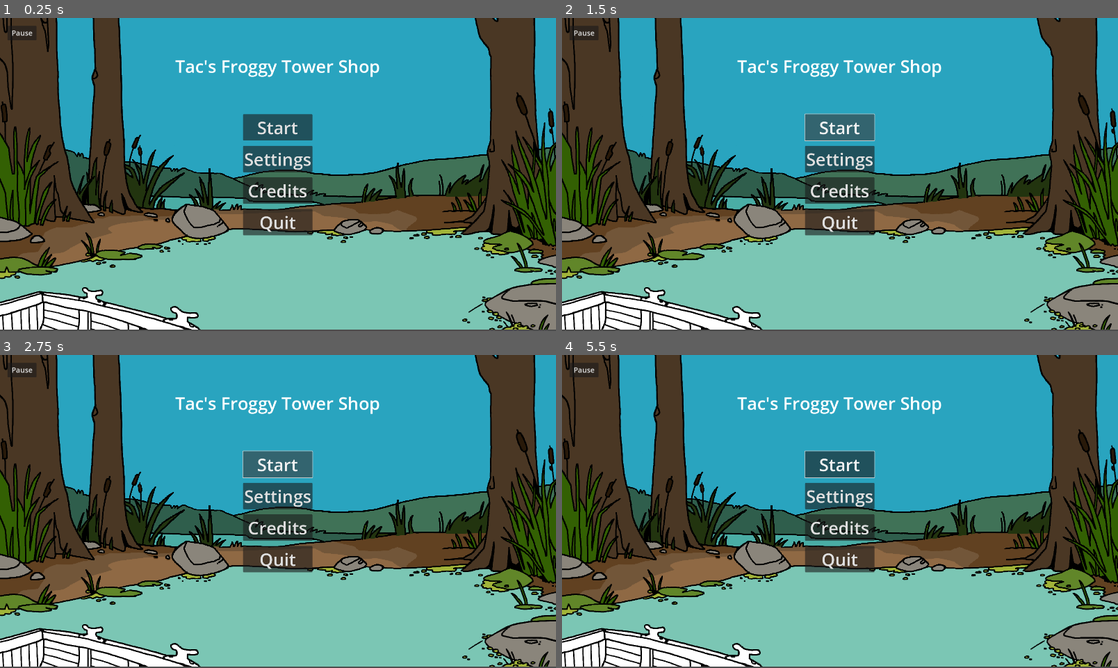
Above: before the commit, frames 1-4 (two rows, left to right).
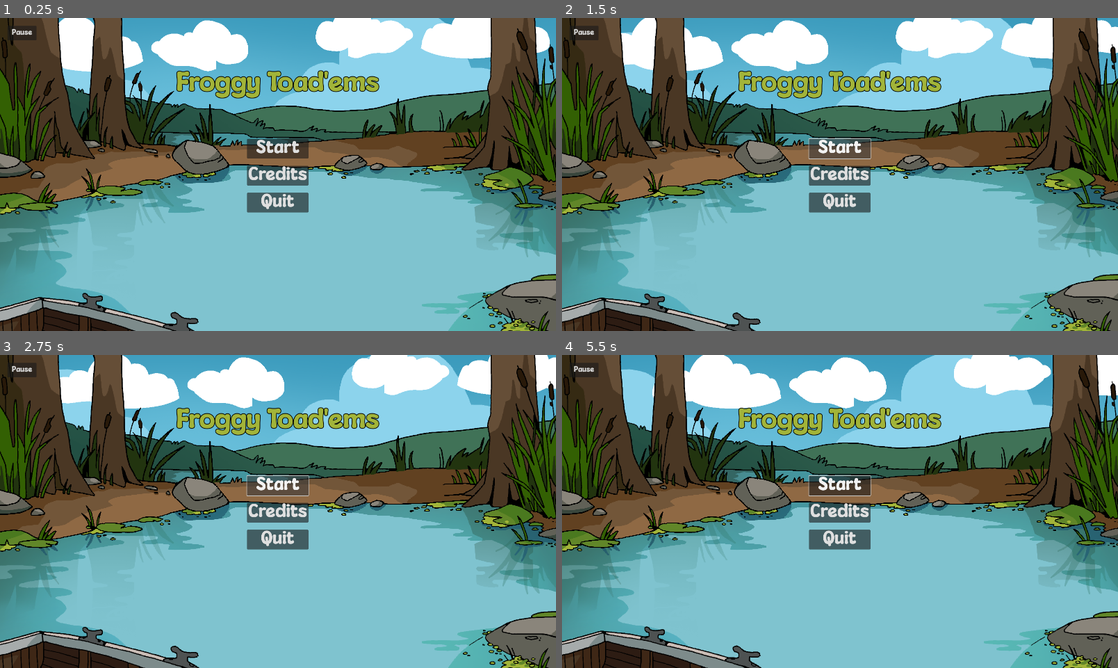
Above: after the commit, the same moments.

Repository: NotTom31/FroggeeToadems
Game: Godot game, scene res://Scenes/Levels/Main.tscn
Two runs of this game, one before a commit and one after it. Both use one fixed random seed, a clock stepped at 60 frames per second and the inputs below.
Inputs (mouse positions are in pixels of both pictures, inside the frame that each line leads up to):
- Up to frame 1 (0.25 s): no input
- Up to frame 2 (1.5 s): click (840, 158) at 0.5 s, where only the run before the commit has a clickable "Settings"; click "Start" at 1.25 s
- Up to frame 3 (2.75 s): click "Start" at 2 s
- Up to frame 4 (5.5 s): move the mouse to (962, 495) at 2.77 s; hold Right (ui_right) 2.78-4.28 s; click (962, 495) at 2.92 s; tap Up (ui_up) at 3.02, 3.77, 5.27 s; move the mouse to (728, 527) at 3.52 s; move the mouse to (895, 442) at 4.27 s; hold Left (ui_left) 4.28-5.03 s; move the mouse to (812, 574) at 5.02 s; hold Right (ui_right) from 5.03 s (still down); click (812, 574) at 5.17 s

The runs differ from the first frame. In frame 1, 91% of the frame differs, in the area x 0-100%, y 0-100%; in frame 2, 91%; in frame 3, 91%; in frame 4, 91%.

Commit message:
Added mouldy cheese!!!!!!!!!!!
Thats the name of the font :)

Diff:
--- a/Scenes/Frogs/FrogTypes/basic_frog.tscn
+++ b/Scenes/Frogs/FrogTypes/basic_frog.tscn
@@ -101,9 +101,8 @@
 
 [node name="SlotOnHead" parent="." instance=ExtResource("3_xwux3")]
 position = Vector2(0, -35)
-active = null
+active = false
 type = 1
-on_lillypad = null
 
 [node name="FrogBase" type="Node2D" parent="."]
 position = Vector2(0, 29)
--- a/Scenes/Levels/Main.tscn
+++ b/Scenes/Levels/Main.tscn
@@ -4,9 +4,8 @@
 [ext_resource type="PackedScene" uid="uid://snde5c6srxnl" path="res://Scenes/Shop_Merchant_Placeholder/canvas_settings.tscn" id="2_4fif5"]
 [ext_resource type="PackedScene" uid="uid://cwk0xas0ckfjo" path="res://Scenes/UI/MainMenu.tscn" id="2_aetre"]
 
-[node name="Main" type="Node2D" node_paths=PackedStringArray("sound_manager")]
+[node name="Main" type="Node2D"]
 script = ExtResource("1_aqv4j")
-sound_manager = NodePath("Canvas_Pause/Menu/SettingsMenu/Panel/SoundManager")
 
 [node name="Canvas_Menu" type="CanvasLayer" parent="."]
 
@@ -19,6 +18,11 @@
 
 [node name="Canvas_Pause" parent="." instance=ExtResource("2_4fif5")]
 
+[node name="Label" parent="Canvas_Pause/Menu/SettingsMenu/MarginContainer/VBoxContainer" index="1"]
+theme_override_colors/font_color = Color(0.447059, 0.337255, 0.223529, 1)
+theme_override_colors/font_outline_color = Color(0, 0, 0, 1)
+theme_override_constants/outline_size = 10
+
 [editable path="Canvas_Menu/Main Menu"]
 [editable path="Canvas_Pause"]
 [editable path="Canvas_Pause/Open_Button"]
--- a/Scenes/Levels/Test/evan-gameplay-test.tscn
+++ b/Scenes/Levels/Test/evan-gameplay-test.tscn
@@ -14,11 +14,23 @@
 [node name="BasicFrog" parent="Frogs" instance=ExtResource("1_tfouu")]
 position = Vector2(882, 339)
 
+[node name="SlotOnHead" parent="Frogs/BasicFrog" index="3"]
+active = false
+on_lillypad = false
+
 [node name="BasicFrog2" parent="Frogs" instance=ExtResource("1_tfouu")]
 position = Vector2(289, 293)
 
+[node name="SlotOnHead" parent="Frogs/BasicFrog2" index="3"]
+active = false
+on_lillypad = false
+
 [node name="BasicFrog3" parent="Frogs" instance=ExtResource("1_tfouu")]
 position = Vector2(563, 156)
+
+[node name="SlotOnHead" parent="Frogs/BasicFrog3" index="3"]
+active = false
+on_lillypad = false
 
 [node name="Lillypads" type="Node2D" parent="."]
 
--- a/Scenes/UI/BlankButton.tscn
+++ b/Scenes/UI/BlankButton.tscn
@@ -1,5 +1,8 @@
-[gd_scene format=3 uid="uid://baeaj55y6xd38"]
+[gd_scene load_steps=2 format=3 uid="uid://baeaj55y6xd38"]
+
+[ext_resource type="FontFile" uid="uid://bg5wgh22jq31n" path="res://Assets/Fonts/MouldyCheeseRegular-WyMWG.ttf" id="1_t12y7"]
 
 [node name="BlankButton" type="Button"]
+theme_override_fonts/font = ExtResource("1_t12y7")
 theme_override_font_sizes/font_size = 60
 text = "test"
--- a/Scenes/UI/MainMenu.tscn
+++ b/Scenes/UI/MainMenu.tscn
@@ -1,7 +1,8 @@
-[gd_scene load_steps=4 format=3 uid="uid://cwk0xas0ckfjo"]
+[gd_scene load_steps=5 format=3 uid="uid://cwk0xas0ckfjo"]
 
 [ext_resource type="Script" path="res://Code/UI/main_menu.gd" id="1_dnbkw"]
-[ext_resource type="Texture2D" uid="uid://ht4x4rlup3a2" path="res://Assets/Art/Temp/swamp_firstpass.png" id="2_xucy2"]
+[ext_resource type="PackedScene" uid="uid://d25bf5qdgn1h5" path="res://Scenes/Environment/Background.tscn" id="2_1357h"]
+[ext_resource type="FontFile" uid="uid://bg5wgh22jq31n" path="res://Assets/Fonts/MouldyCheeseRegular-WyMWG.ttf" id="3_dvdev"]
 [ext_resource type="PackedScene" uid="uid://baeaj55y6xd38" path="res://Scenes/UI/BlankButton.tscn" id="3_stxqm"]
 
 [node name="Main Menu" type="Control"]
@@ -13,10 +14,8 @@
 grow_vertical = 2
 script = ExtResource("1_dnbkw")
 
-[node name="SwampFirstpass" type="Sprite2D" parent="."]
-position = Vector2(960, 540)
-scale = Vector2(0.335, 0.335)
-texture = ExtResource("2_xucy2")
+[node name="Background" parent="." instance=ExtResource("2_1357h")]
+position = Vector2(305, 394)
 
 [node name="MarginContainer" type="MarginContainer" parent="."]
 layout_mode = 1
@@ -32,15 +31,22 @@
 
 [node name="VBoxContainer" type="VBoxContainer" parent="MarginContainer"]
 layout_mode = 2
-theme_override_constants/separation = 120
+theme_override_constants/separation = 90
 
 [node name="Seperator" type="Control" parent="MarginContainer/VBoxContainer"]
 layout_mode = 2
 
+[node name="Seperator2" type="Control" parent="MarginContainer/VBoxContainer"]
+layout_mode = 2
+
 [node name="Label" type="Label" parent="MarginContainer/VBoxContainer"]
 layout_mode = 2
-theme_override_font_sizes/font_size = 60
-text = "Tac's Froggy Tower Shop"
+theme_override_colors/font_color = Color(0.635294, 0.705882, 0.223529, 1)
+theme_override_colors/font_outline_color = Color(0, 0, 0, 1)
+theme_override_constants/outline_size = 9
+theme_override_fonts/font = ExtResource("3_dvdev")
+theme_override_font_sizes/font_size = 90
+text = "Froggy Toad'ems"
 horizontal_alignment = 1
 vertical_alignment = 1
 
@@ -50,7 +56,7 @@
 
 [node name="VBoxContainer" type="VBoxContainer" parent="MarginContainer/HBoxContainer"]
 layout_mode = 2
-theme_override_constants/separation = 18
+theme_override_constants/separation = 25
 alignment = 1
 
 [node name="Seperator2" type="Control" parent="MarginContainer/HBoxContainer/VBoxContainer"]
@@ -60,10 +66,6 @@
 layout_mode = 2
 text = "Start"
 
-[node name="SettingsButton" parent="MarginContainer/HBoxContainer/VBoxContainer" instance=ExtResource("3_stxqm")]
-layout_mode = 2
-text = "Settings"
-
 [node name="CreditsButton" parent="MarginContainer/HBoxContainer/VBoxContainer" instance=ExtResource("3_stxqm")]
 layout_mode = 2
 text = "Credits"
--- a/Scenes/UI/SettingsMenu.tscn
+++ b/Scenes/UI/SettingsMenu.tscn
@@ -1,7 +1,8 @@
-[gd_scene load_steps=3 format=3 uid="uid://cecmdnni7erii"]
+[gd_scene load_steps=4 format=3 uid="uid://cecmdnni7erii"]
 
 [ext_resource type="Script" path="res://Code/UI/settings_menu.gd" id="1_iv60s"]
 [ext_resource type="PackedScene" uid="uid://1k1rcvp03xma" path="res://Scenes/Managers/sound_manager.tscn" id="2_4yrp4"]
+[ext_resource type="FontFile" uid="uid://bg5wgh22jq31n" path="res://Assets/Fonts/MouldyCheeseRegular-WyMWG.ttf" id="3_wy5wy"]
 
 [node name="SettingsMenu" type="Control"]
 z_as_relative = false
@@ -27,13 +28,15 @@
 
 [node name="VBoxContainer" type="VBoxContainer" parent="MarginContainer"]
 layout_mode = 2
-theme_override_constants/separation = 120
+theme_override_constants/separation = 140
 
 [node name="Seperator" type="Control" parent="MarginContainer/VBoxContainer"]
 layout_mode = 2
 
 [node name="Label" type="Label" parent="MarginContainer/VBoxContainer"]
 layout_mode = 2
+theme_override_colors/font_color = Color(0.151276, 0.151276, 0.151276, 1)
+theme_override_fonts/font = ExtResource("3_wy5wy")
 theme_override_font_sizes/font_size = 60
 text = "Settings"
 horizontal_alignment = 1
@@ -55,9 +58,6 @@
 grow_vertical = 2
 mouse_filter = 1
 
-[node name="SoundManager" parent="Panel" instance=ExtResource("2_4yrp4")]
-position = Vector2(-124, 61)
-
 [node name="MarginContainer2" type="MarginContainer" parent="Panel"]
 layout_mode = 1
 anchors_preset = 15
@@ -73,3 +73,6 @@
 [node name="HBoxContainer" type="HBoxContainer" parent="Panel/MarginContainer2"]
 layout_mode = 2
 alignment = 1
+
+[node name="SoundManager" parent="Panel/MarginContainer2/HBoxContainer" instance=ExtResource("2_4yrp4")]
+position = Vector2(-144, 41)
Binary file added: Assets/Fonts/MouldyCheeseRegular-WyMWG.ttf
Not shown, added: Assets/Fonts/MouldyCheeseRegular-WyMWG.ttf.import
